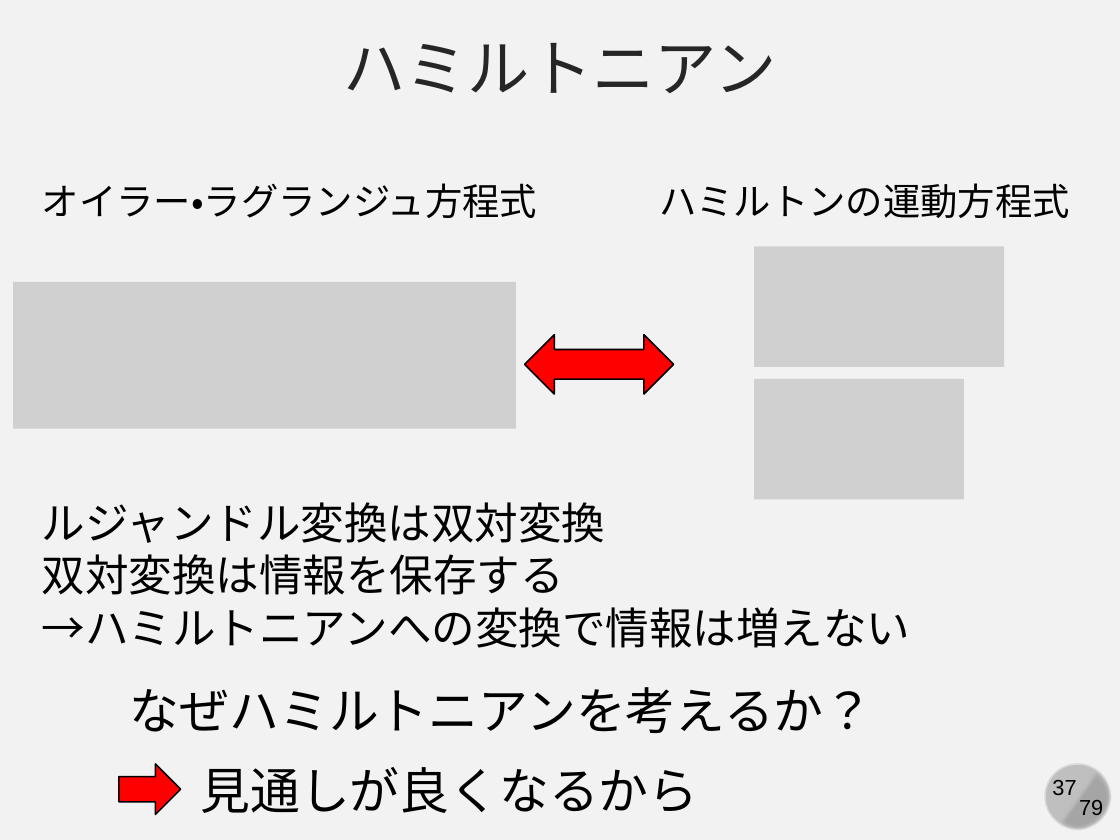
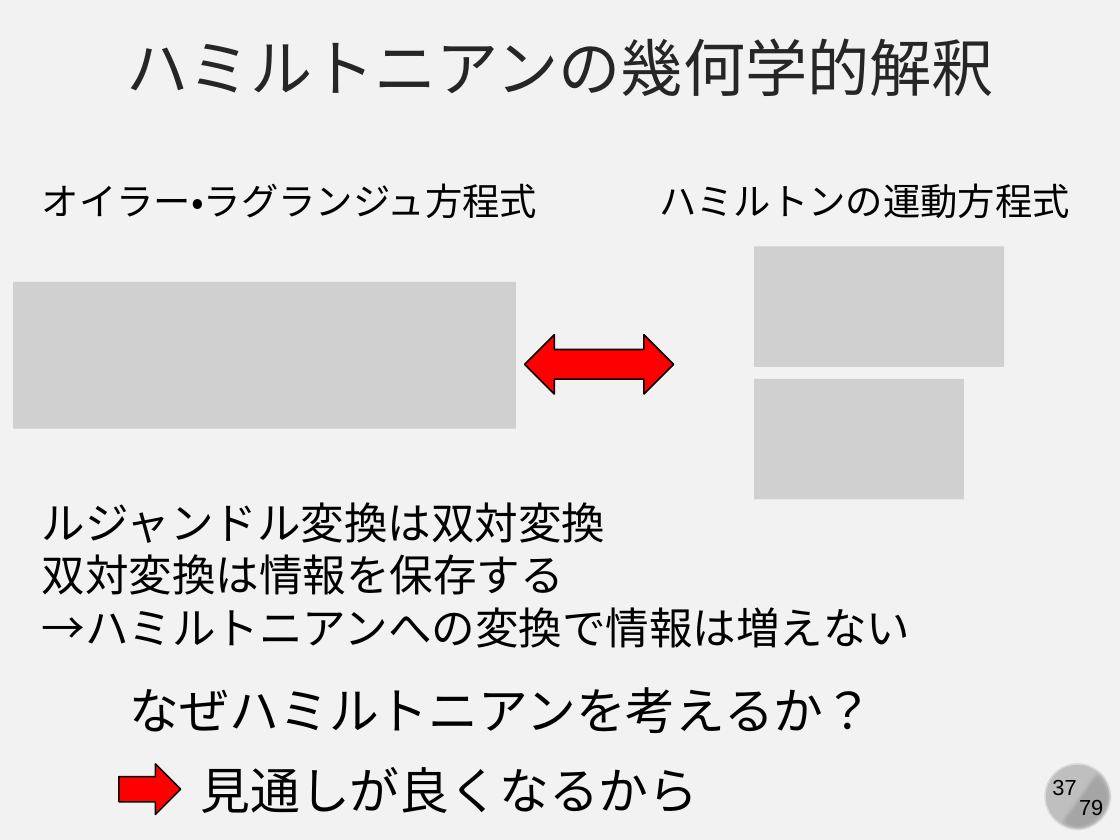
Before and after one commit to kaityo256/simulation_engineering, a slide deck: slide 37 of 05_md_basic/simulation05.pptx. Drawn at 1120x840 pixels with LibreOffice and Linux fonts; fonts in the diff are those of the drawing; grey boxes stand for pictures. Boxes give left, top, right and bottom in pixels: in the first picture for what was removed or moved away, otherwise in the second. Text is boxed around its words. In the diff, an @@ line names an element or a change of style, - is before the commit and + after.

Commit message:
45 slides

```diff
--- a/05_md_basic/simulation05.pptx
+++ b/05_md_basic/simulation05.pptx
@@ text at box(126, 38, 994, 96): text changed @@
-ハミルトニアン
+ハミルトニアンの幾何学的解釈
```
Also in this commit, not shown: 8 slides added.
